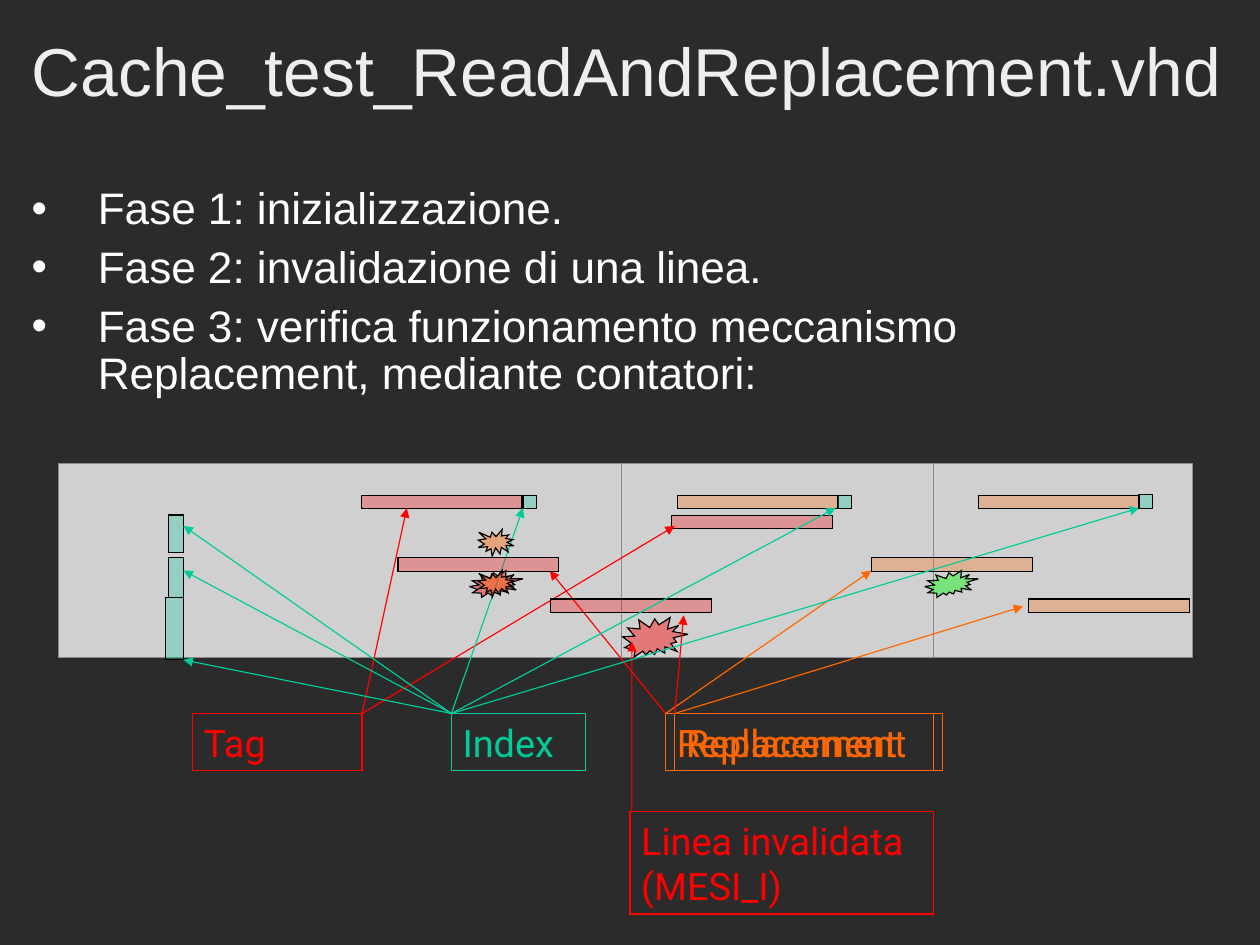
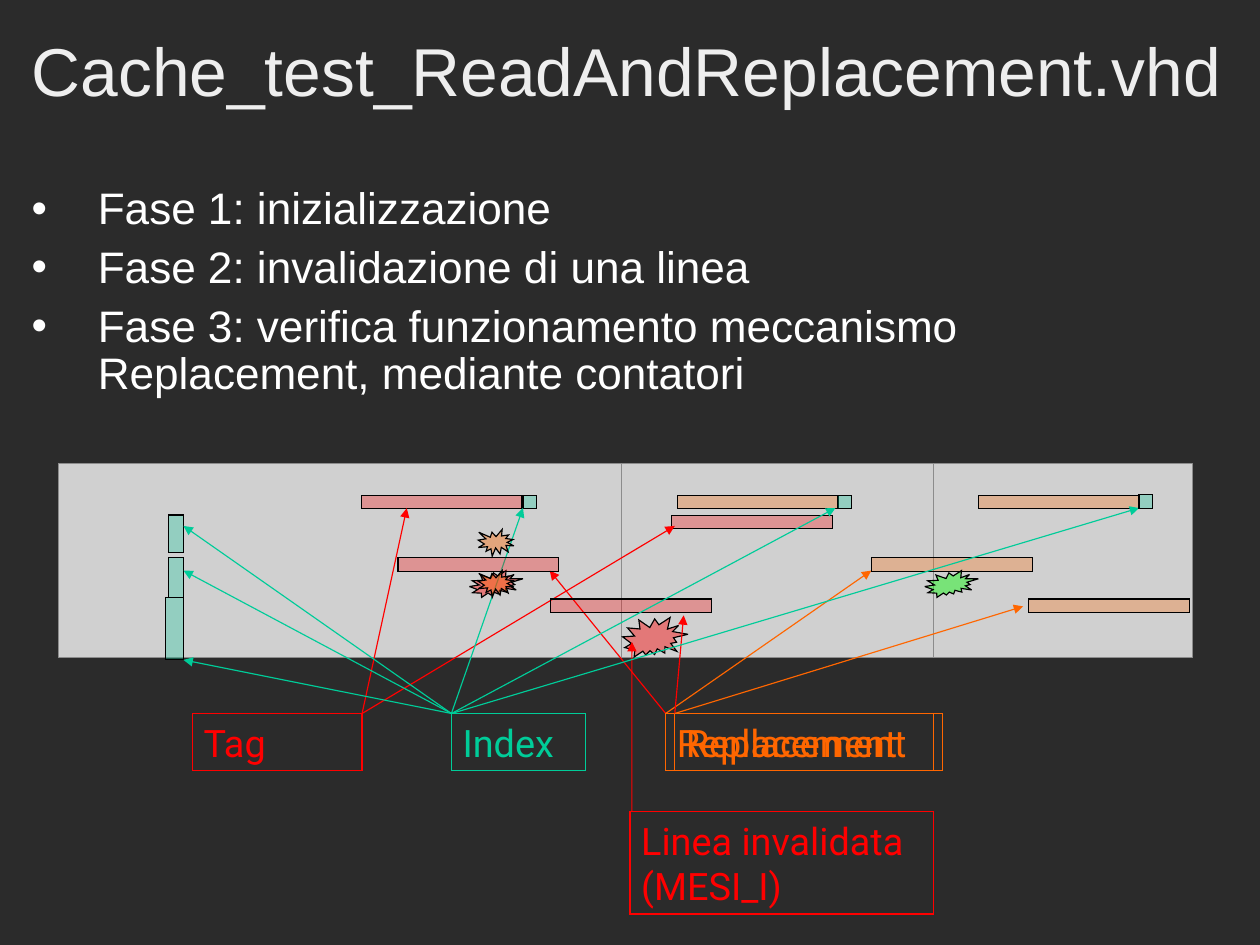
Before and after one commit to Muffo/dlxcache, a slide deck: slide 22 of Presentazione_Progetto_Cache.ppt. Drawn at 1260x945 pixels with LibreOffice and Linux fonts; fonts in the diff are those of the drawing; grey boxes stand for pictures; background and template pictures are left out; a plain dark background stands for a picture behind light text. Boxes give left, top, right and bottom in pixels: in the first picture for what was removed or moved away, otherwise in the second. Text is boxed around its words. In the diff, an @@ line names an element or a change of style, - is before the commit and + after.

```diff
--- a/Presentazione_Progetto_Cache.ppt
+++ b/Presentazione_Progetto_Cache.ppt
@@ text at (x1=98, y1=192, x2=957, y2=398): text changed @@
-• Fase 1: inizializzazione.
-• Fase 2: invalidazione di una linea.
-• Fase 3: verifica funzionamento meccanismo Replacement, mediante contatori:
+• Fase 1: inizializzazione
+• Fase 2: invalidazione di una linea
+• Fase 3: verifica funzionamento meccanismo Replacement, mediante contatori
```
Also in this commit, not shown: 14 other slides changed, 6 other files.
